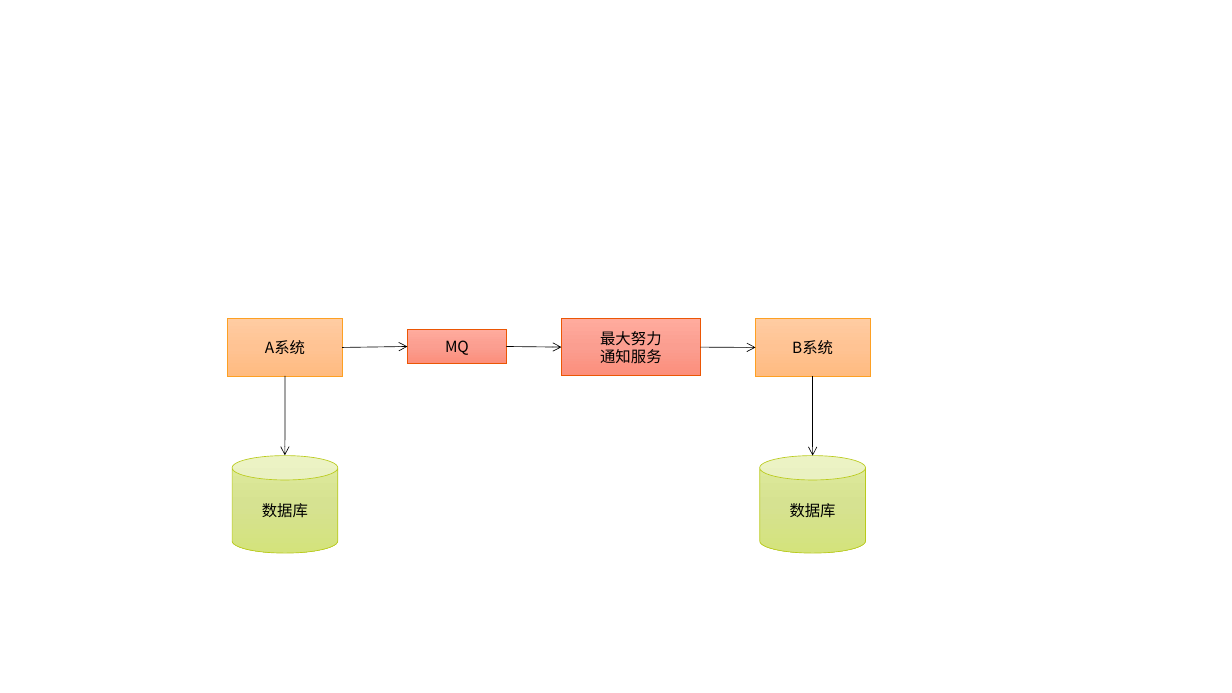
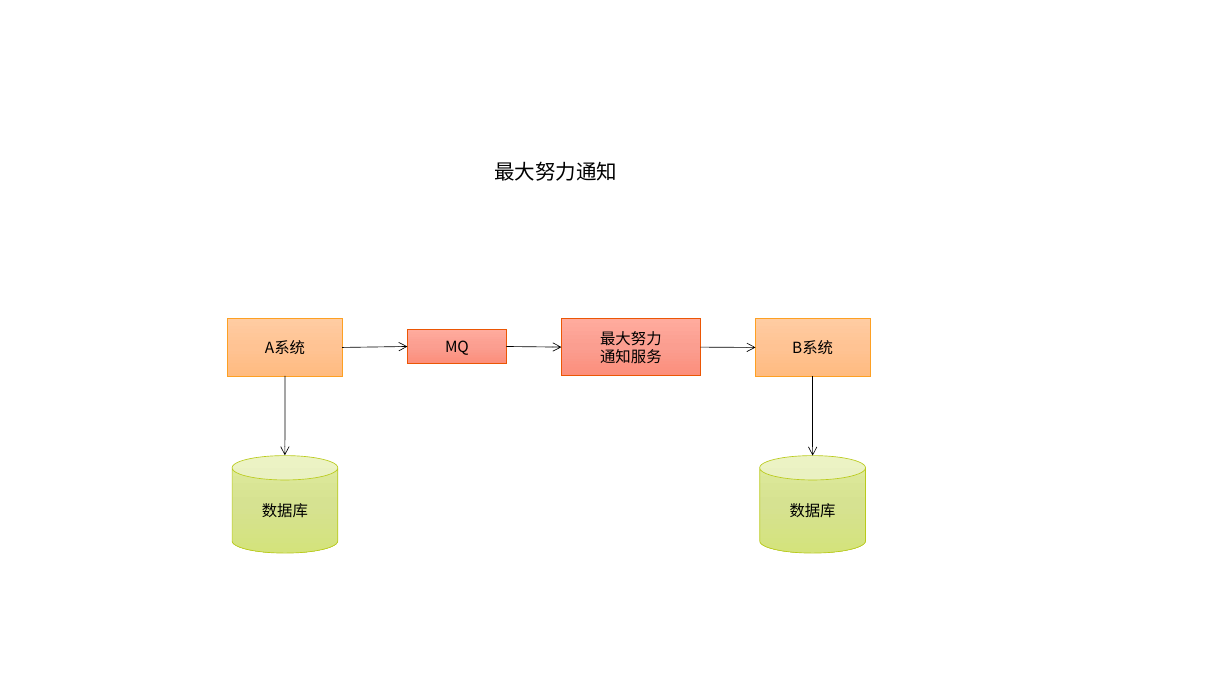
Before and after one commit to rkzlym/keith-book, a slide deck: slide 28 of docs/Image.pptx. Drawn at 1232x693 pixels with LibreOffice and Linux fonts; fonts in the diff are those of the drawing. Boxes give left, top, right and bottom in pixels: in the first picture for what was removed or moved away, otherwise in the second. Text is boxed around its words. In the diff, an @@ line names an element or a change of style, - is before the commit and + after.

```diff
--- a/docs/Image.pptx
+++ b/docs/Image.pptx
@@ text added at [495,161,618,181], 16 pt, text #000000 @@
+最大努力通知
```
Also in this commit, not shown: 1 slide added, 5 other files.
